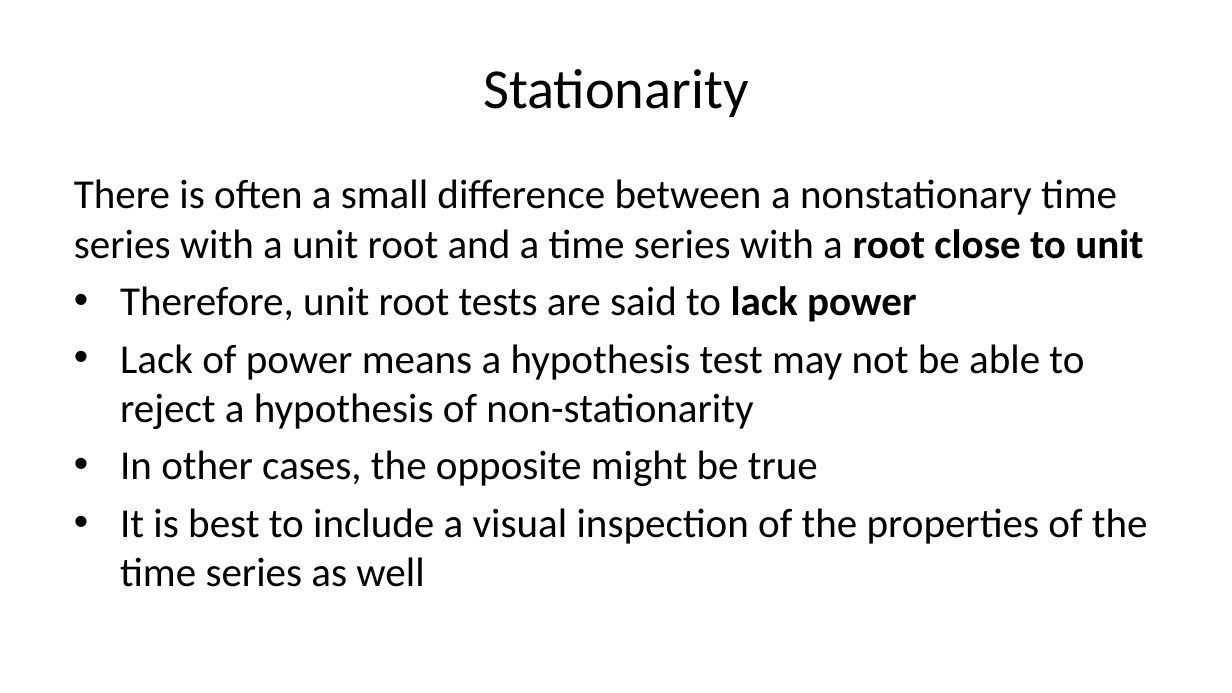
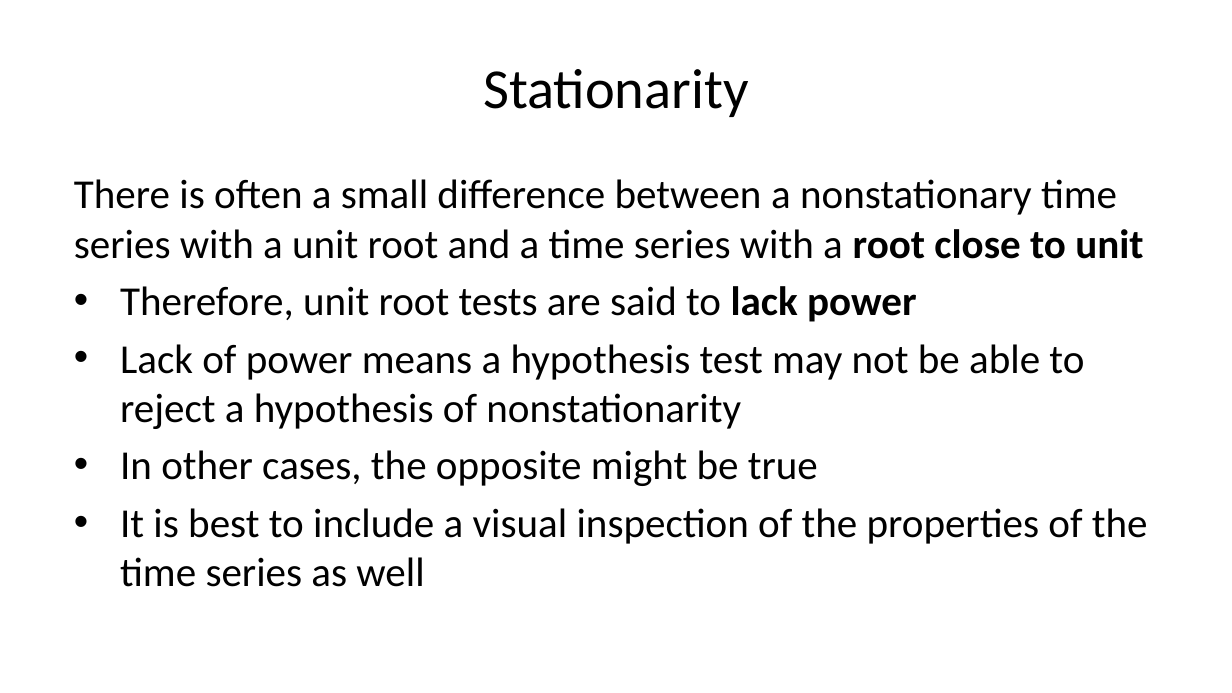
Before and after one commit to StephenElston/CSCI-E-83, a slide deck: slide 64 of LectureSlides/11_PropertiesOfTimeSeries.pptx. Drawn at 1232x693 pixels with LibreOffice and Linux fonts; fonts in the diff are those of the drawing. Boxes give left, top, right and bottom in pixels: in the first picture for what was removed or moved away, otherwise in the second. Text is boxed around its words. In the diff, an @@ line names an element or a change of style, - is before the commit and + after.

```diff
--- a/LectureSlides/11_PropertiesOfTimeSeries.pptx
+++ b/LectureSlides/11_PropertiesOfTimeSeries.pptx
@@ text at (120, 344, 1084, 429): text changed @@
-• Lack of power means a hypothesis test may not be able to reject a hypothesis of non-stationarity
+• Lack of power means a hypothesis test may not be able to reject a hypothesis of nonstationarity
```
Also in this commit, not shown: 7 other slides changed.
